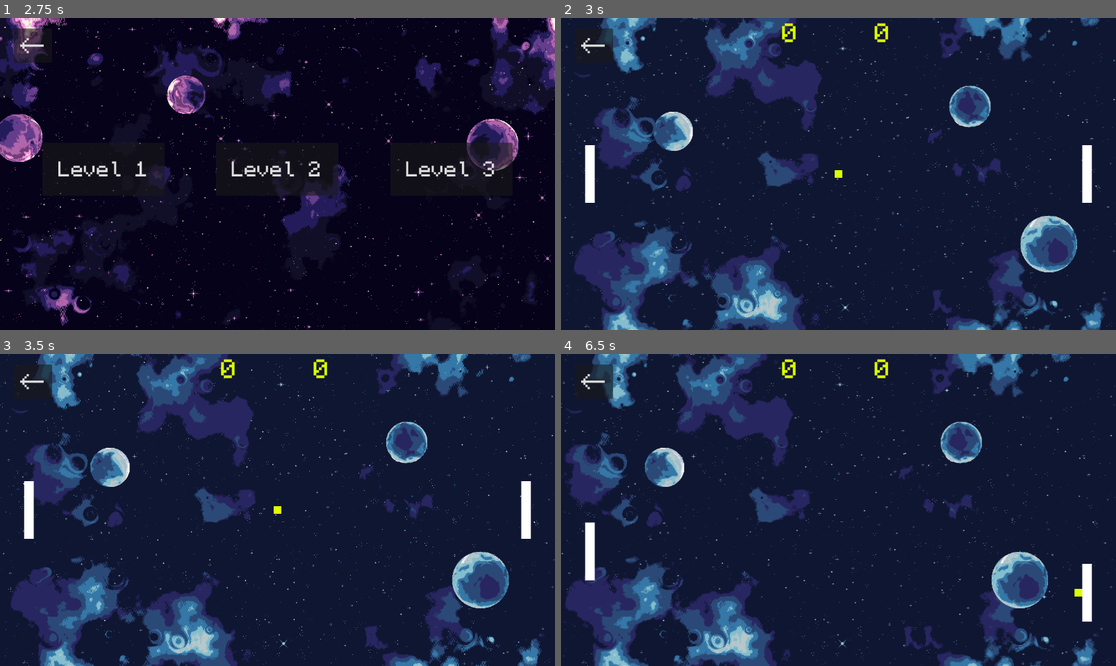
Above: before the commit, frames 1-4 (two rows, left to right).
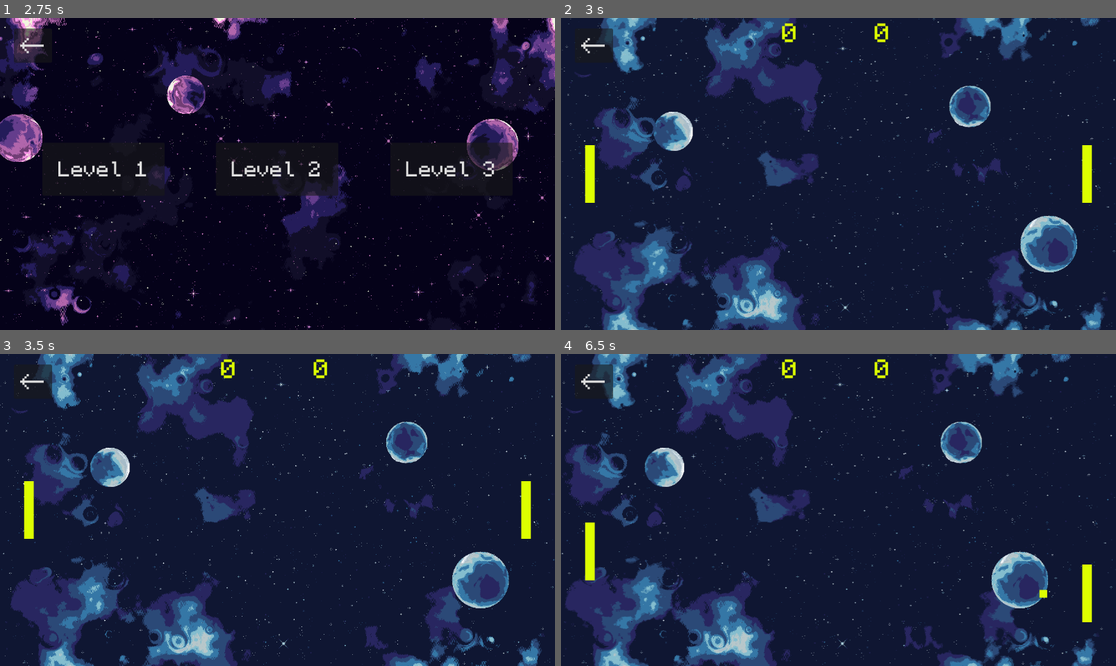
Above: after the commit, the same moments.

Repository: EkaterinaKugot/Pong
Game: Godot game, scene res://scenes/menu/menu.tscn
Two runs of this game, one before a commit and one after it. Both use one fixed random seed, a clock stepped at 60 frames per second and the inputs below.
Inputs:
- Up to frame 1 (2.75 s): click "Play" at 0.5 s; click "<-" at 1.25 s; click "Play" at 2 s
- Up to frame 2 (3 s): click "Level 1" at 2.75 s
- Up to frame 3 (3.5 s): no input
- Up to frame 4 (6.5 s): click "<-" at 3.5 s; click "Level 1" at 4.25 s; hold Up (ui_up) 5.03-5.78 s; hold Down (ui_down) from 5.78 s (still down)

Frame 1 is identical in both runs. In frame 2, 0.7% of the frame differs, in the area x 4-96%, y 40-60%; in frame 3, 0.7%; in frame 4, 0.8%, in the area x 4-96%, y 53-86%.

Commit message:
added ball bounce and scoring

Diff:
--- a/scenes/bg/bg_winter.tscn
+++ b/scenes/bg/bg_winter.tscn
@@ -5,7 +5,7 @@
 [ext_resource type="Texture2D" uid="uid://bcspabi3ve51f" path="res://assets/background/winter_back.png" id="3_jon33"]
 [ext_resource type="Texture2D" uid="uid://1ihvdoxrb7ea" path="res://assets/background/winter_front.png" id="4_a5fs4"]
 
-[node name="bg_winter" type="ParallaxBackground"]
+[node name="BgWinter" type="ParallaxBackground"]
 script = ExtResource("1_te0i0")
 
 [node name="bg" type="ParallaxLayer" parent="."]
--- a/scenes/level1/ball.gd
+++ /dev/null
@@ -1,27 +0,0 @@
-extends CharacterBody2D
-
-
-var win_size: Vector2
-const START_SPEED = 500.0
-const ACCEL: int = 50 # ускорение
-var speed: int
-var dir: Vector2
-
-func _ready() -> void:
-	win_size = get_viewport_rect().size
-
-func new_ball():
-	# выбирает случайную позицию и направление для старта
-	position.x = win_size.x / 2
-	position.y = randi_range(200, win_size.y - 200)
-	speed = START_SPEED
-	dir = random_direction()
-
-func random_direction():
-	var new_dir := Vector2()
-	new_dir.x = [1, -1].pick_random()
-	new_dir.y = randf_range(-1, 1)
-	return new_dir.normalized()
-
-func _physics_process(delta: float) -> void:
-	move_and_collide(dir * speed * delta)
--- a/scenes/level1/level_1.gd
+++ /dev/null
@@ -1,8 +0,0 @@
-extends Node2D
-
-var score := [0, 0] #Player, CPU
-const PADDLE_SPEED: int = 500
-
-
-func _on_ball_timer_timeout() -> void:
-	$Ball.new_ball()
--- /dev/null
+++ b/scenes/level_1/ball.gd
@@ -0,0 +1,51 @@
+extends CharacterBody2D
+
+var win_size : Vector2
+const START_SPEED : int = 500
+const ACCEL : int = 50 # ускорение
+var speed : int
+var dir : Vector2
+const MAX_Y_VECTOR : float = 0.6
+
+# Called when the node enters the scene tree for the first time.
+func _ready():
+	win_size = get_viewport_rect().size
+	$".".visible = false
+
+func new_ball():
+	# выбирает случайную позицию и направление для старта
+	position.x = win_size.x / 2
+	position.y = randi_range(200, win_size.y - 200)
+	speed = START_SPEED
+	dir = random_direction()
+
+# Called every frame. 'delta' is the elapsed time since the previous frame.
+func _physics_process(delta):
+	var collision = move_and_collide(dir * speed * delta)
+	var collider
+	if collision:
+		collider = collision.get_collider()
+		if collider == $"../Player" or collider == $"../CPU":
+			speed += ACCEL
+			dir = new_direction(collider)
+		else:
+			dir = dir.bounce(collision.get_normal())
+
+func random_direction():
+	var new_dir := Vector2()
+	new_dir.x = [1, -1].pick_random()
+	new_dir.y = randf_range(-1, 1)
+	return new_dir.normalized()
+
+func new_direction(collider):
+	var ball_y = position.y
+	var pad_y = collider.position.y
+	var dist = ball_y - pad_y
+	var new_dir := Vector2()
+
+	if dir.x > 0:
+		new_dir.x = -1
+	else:
+		new_dir.x = 1
+	new_dir.y = (dist / (collider.p_height / 2)) * MAX_Y_VECTOR
+	return new_dir.normalized()
--- a/scenes/level1/cpu.gd
+++ b/scenes/level_1/cpu.gd
@@ -1,23 +1,23 @@
 extends StaticBody2D
 
-var ball_pos: Vector2
-var dist: int # расстояние по вертикале от ракетки
-var move_by: int # как далеко перемещяется ракетка
-var win_height: int # выоста окна
-var p_height: int # высота ракетки
+var ball_pos : Vector2
+var dist : int # расстояние по вертикале от ракетки
+var move_by : int # как далеко перемещяется ракетка
+var win_height : int # выоста окна
+var p_height : int # высота ракетки
 
 # Called when the node enters the scene tree for the first time.
-func _ready() -> void:
+func _ready():
 	win_height = get_viewport_rect().size.y
 	p_height = $ColorRect.get_size().y
 
 # Called every frame. 'delta' is the elapsed time since the previous frame.
-func _process(delta: float) -> void:
+func _process(delta):
 	ball_pos = $"../Ball".position
 	dist = position.y - ball_pos.y
 
 	if abs(dist) > get_parent().PADDLE_SPEED * delta:
-		move_by = get_parent().PADDLE_SPEED * delta * (dist / abs(dist))
+		move_by = get_parent().PADDLE_SPEED * 3 * delta * (dist / abs(dist))
 	else:
 		move_by = dist
 
--- /dev/null
+++ b/scenes/level_1/level_1.gd
@@ -0,0 +1,18 @@
+extends Sprite2D
+
+var score := [0, 0]# Player, CPU
+const PADDLE_SPEED : float = 500.0
+
+func _on_ball_timer_timeout():
+	$Ball.new_ball()
+	$Ball.visible = true
+
+func _on_score_left_body_entered(body):
+	score[1] += 1
+	$Hud/CPUScore.text = str(score[1])
+	$BallTimer.start()
+
+func _on_score_right_body_entered(body):
+	score[0] += 1
+	$Hud/PlayerScore.text = str(score[0])
+	$BallTimer.start()
--- a/scenes/level1/level_1.tscn
+++ b/scenes/level_1/level_1.tscn
@@ -1,49 +1,49 @@
-[gd_scene load_steps=14 format=3 uid="uid://bgylyh1kdrb33"]
+[gd_scene load_steps=14 format=3 uid="uid://bq7xplhy6uxs5"]
 
-[ext_resource type="PackedScene" uid="uid://bgceni31vwcuu" path="res://scenes/bg/bg_winter.tscn" id="1_h618p"]
-[ext_resource type="Script" path="res://scenes/level1/level_1.gd" id="1_ilmvk"]
-[ext_resource type="Script" path="res://scenes/level1/back.gd" id="2_1sy5t"]
-[ext_resource type="FontFile" uid="uid://d3ftaug61a8t3" path="res://assets/fonts/Monocraft.otf" id="3_tadrk"]
-[ext_resource type="Script" path="res://scenes/level1/player.gd" id="5_tse83"]
-[ext_resource type="Script" path="res://scenes/level1/ball.gd" id="6_kmrkm"]
-[ext_resource type="Script" path="res://scenes/level1/cpu.gd" id="6_ovt7o"]
+[ext_resource type="PackedScene" uid="uid://bgceni31vwcuu" path="res://scenes/bg/bg_winter.tscn" id="1_cds7w"]
+[ext_resource type="Script" path="res://scenes/level_1/level_1.gd" id="1_qmjp0"]
+[ext_resource type="FontFile" uid="uid://d3ftaug61a8t3" path="res://assets/fonts/Monocraft.otf" id="2_i4x8b"]
+[ext_resource type="Script" path="res://scenes/level_1/back.gd" id="3_s3qxi"]
+[ext_resource type="Script" path="res://scenes/level_1/player.gd" id="4_oqa4w"]
+[ext_resource type="Script" path="res://scenes/level_1/cpu.gd" id="5_ad1ie"]
+[ext_resource type="Script" path="res://scenes/level_1/ball.gd" id="6_t1yoa"]
 
-[sub_resource type="RectangleShape2D" id="RectangleShape2D_jd6wr"]
+[sub_resource type="RectangleShape2D" id="RectangleShape2D_7gdr8"]
 size = Vector2(20, 120)
 
-[sub_resource type="RectangleShape2D" id="RectangleShape2D_ikjiy"]
+[sub_resource type="RectangleShape2D" id="RectangleShape2D_8t2gs"]
 size = Vector2(16, 16)
 
-[sub_resource type="RectangleShape2D" id="RectangleShape2D_pypk2"]
+[sub_resource type="RectangleShape2D" id="RectangleShape2D_txu5g"]
 size = Vector2(1152, 64)
 
-[sub_resource type="RectangleShape2D" id="RectangleShape2D_fk6bn"]
+[sub_resource type="RectangleShape2D" id="RectangleShape2D_tquju"]
 size = Vector2(1152, 56)
 
-[sub_resource type="RectangleShape2D" id="RectangleShape2D_lcagj"]
+[sub_resource type="RectangleShape2D" id="RectangleShape2D_ymmra"]
 size = Vector2(64, 648)
 
-[sub_resource type="RectangleShape2D" id="RectangleShape2D_xk040"]
+[sub_resource type="RectangleShape2D" id="RectangleShape2D_f0mvc"]
 size = Vector2(82, 648)
 
-[node name="level_1" type="Node2D"]
-script = ExtResource("1_ilmvk")
+[node name="Level1" type="Sprite2D"]
+script = ExtResource("1_qmjp0")
 
-[node name="bg_winter" parent="." instance=ExtResource("1_h618p")]
+[node name="bg_winter" parent="." instance=ExtResource("1_cds7w")]
 
 [node name="Back" type="Button" parent="."]
 offset_left = 29.0
 offset_top = 22.0
 offset_right = 108.0
 offset_bottom = 93.0
-theme_override_fonts/font = ExtResource("3_tadrk")
+theme_override_fonts/font = ExtResource("2_i4x8b")
 theme_override_font_sizes/font_size = 40
 text = "<-"
-script = ExtResource("2_1sy5t")
+script = ExtResource("3_s3qxi")
 
 [node name="Player" type="StaticBody2D" parent="."]
 position = Vector2(50, 324)
-script = ExtResource("5_tse83")
+script = ExtResource("4_oqa4w")
 
 [node name="ColorRect" type="ColorRect" parent="Player"]
 anchors_preset = 4
@@ -53,15 +53,16 @@
 offset_right = 20.0
 offset_bottom = 60.0
 grow_vertical = 2
+color = Color(0.866667, 1, 0, 1)
 metadata/_edit_use_anchors_ = true
 
 [node name="CollisionShape2D" type="CollisionShape2D" parent="Player"]
 position = Vector2(10, 0)
-shape = SubResource("RectangleShape2D_jd6wr")
+shape = SubResource("RectangleShape2D_7gdr8")
 
 [node name="CPU" type="StaticBody2D" parent="."]
 position = Vector2(1082, 324)
-script = ExtResource("6_ovt7o")
+script = ExtResource("5_ad1ie")
 
 [node name="ColorRect" type="ColorRect" parent="CPU"]
 anchors_preset = 4
@@ -71,16 +72,17 @@
 offset_right = 20.0
 offset_bottom = 60.0
 grow_vertical = 2
+color = Color(0.866667, 1, 0, 1)
 metadata/_edit_use_anchors_ = true
 
 [node name="CollisionShape2D" type="CollisionShape2D" parent="CPU"]
 position = Vector2(10, 0)
-shape = SubResource("RectangleShape2D_jd6wr")
+shape = SubResource("RectangleShape2D_7gdr8")
 
 [node name="Ball" type="CharacterBody2D" parent="."]
 position = Vector2(576, 324)
 collision_mask = 3
-script = ExtResource("6_kmrkm")
+script = ExtResource("6_t1yoa")
 
 [node name="ColorRect" type="ColorRect" parent="Ball"]
 anchors_preset = 8
@@ -153,4 +155,6 @@
 autostart = true
 
 [connection signal="pressed" from="Back" to="Back" method="_on_pressed"]
+[connection signal="body_entered" from="ScoreLeft" to="." method="_on_score_left_body_entered"]
+[connection signal="body_entered" from="ScoreRight" to="." method="_on_score_right_body_entered"]
 [connection signal="timeout" from="BallTimer" to="." method="_on_ball_timer_timeout"]
--- a/scenes/level1/player.gd
+++ b/scenes/level_1/player.gd
@@ -1,15 +1,15 @@
 extends StaticBody2D
 
-var win_height: int # выоста окна
-var p_height: int # высота ракетки
+var win_height : int # высота окна
+var p_height : int # высота ракетки
 
 # Called when the node enters the scene tree for the first time.
-func _ready() -> void:
+func _ready():
 	win_height = get_viewport_rect().size.y
 	p_height = $ColorRect.get_size().y
 
 # Called every frame. 'delta' is the elapsed time since the previous frame.
-func _process(delta: float) -> void:
+func _process(delta):
 	if Input.is_action_pressed("ui_up"):
 		position.y -= get_parent().PADDLE_SPEED * delta
 	elif Input.is_action_pressed("ui_down"):
--- a/scenes/level_selection/level_1.gd
+++ b/scenes/level_selection/level_1.gd
@@ -1,4 +1,4 @@
 extends Button
 
 func _on_pressed() -> void:
-	get_tree().change_scene_to_file("res://scenes/level1/level_1.tscn")
+	get_tree().change_scene_to_file("res://scenes/level_1/level_1.tscn")
--- a/scenes/level_selection/level_selection.tscn
+++ b/scenes/level_selection/level_selection.tscn
@@ -5,7 +5,7 @@
 [ext_resource type="Script" path="res://scenes/level_selection/level_1.gd" id="2_wig53"]
 [ext_resource type="Script" path="res://scenes/level_selection/back.gd" id="3_5jwxn"]
 
-[node name="level_selection" type="Node2D"]
+[node name="LevelSelection" type="Node2D"]
 
 [node name="Violet2" type="Sprite2D" parent="."]
 position = Vector2(576, 324)
Renamed: scenes/level1/back.gd -> scenes/level_1/back.gd
Not shown: 3 places in scenes/level_1/level_1.tscn that only renumber resources
